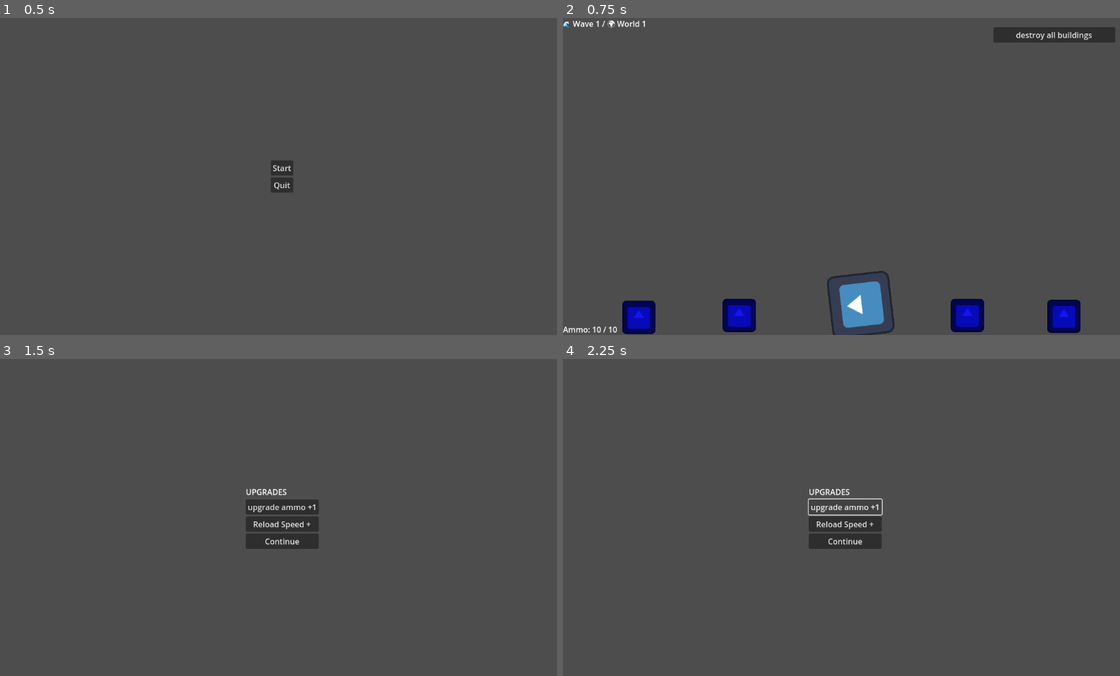
Above: before the commit, frames 1-4 (two rows, left to right).
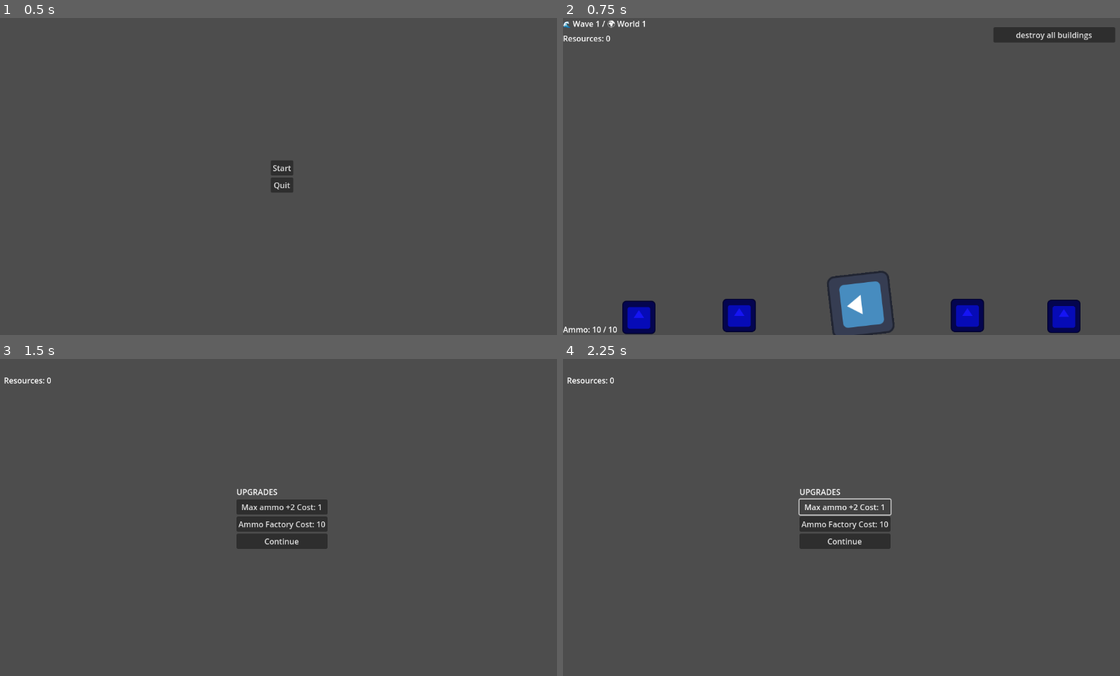
Above: after the commit, the same moments.

Repository: aceofknights/Missile-Game
Game: Godot game, scene res://Scene/MainMenu.tscn
Same seed, same stepped clock (60 frames per second), same inputs: the game is played once before the commit and once after it. The engine's default icon, where the game draws it, is replaced by a stand-in: a white triangle on a blue panel in a dark square.
Inputs:
- Up to frame 1 (0.5 s): no input
- Up to frame 2 (0.75 s): click "Start" at 0.5 s
- Up to frame 3 (1.5 s): click "destroy all buildings" at 1.25 s
- Up to frame 4 (2.25 s): click "upgrade ammo +1" (after the commit: "Max ammo +2 Cost: 1") at 2 s

Frame 1 is identical in both runs. In frame 2, less than 0.1% of the frame differs, in the area x 0-9%, y 5-8%; in frame 3, 1.0%, in the area x 0-59%, y 5-60%; in frame 4, 0.9%.

Commit message:
Upgrade and resources working
Player now earns resources when killing an enemy. upgrades now cost resources.

Diff:
--- a/Scene/Main.tscn
+++ b/Scene/Main.tscn
@@ -48,6 +48,12 @@
 offset_bottom = 158.0
 theme_override_font_sizes/font_size = 20
 
+[node name="ResourceLabel" type="Label" parent="UI"]
+offset_top = 30.0
+offset_right = 40.0
+offset_bottom = 53.0
+text = "ResourceLabel"
+
 [node name="Building" parent="." instance=ExtResource("6_ldoyd")]
 position = Vector2(155, 612)
 
--- a/Scene/UpgradeScreen.tscn
+++ b/Scene/UpgradeScreen.tscn
@@ -39,12 +39,19 @@
 
 [node name="UpgradeButton" type="Button" parent="VBoxContainer"]
 layout_mode = 2
-text = "upgrade ammo +1"
+text = "Max ammo +2 Cost: 1"
 
 [node name="UpgradeButton2" type="Button" parent="VBoxContainer"]
 layout_mode = 2
-text = "Reload Speed +"
+text = "Ammo Factory Cost: 10"
 
 [node name="ContinueButton" type="Button" parent="VBoxContainer"]
 layout_mode = 2
 text = "Continue"
+
+[node name="ResourceLabel" type="Label" parent="."]
+offset_left = -548.0
+offset_top = -272.0
+offset_right = -435.0
+offset_bottom = -249.0
+text = "ResourceLabel"
--- a/Scene/building.tscn
+++ b/Scene/building.tscn
@@ -6,7 +6,9 @@
 [sub_resource type="RectangleShape2D" id="RectangleShape2D_ot00v"]
 size = Vector2(68, 68)
 
-[node name="Building" type="Area2D"]
+[node name="Building" type="Area2D" groups=["building"]]
+collision_layer = 4
+collision_mask = 5
 script = ExtResource("1_158o7")
 
 [node name="Sprite2D" type="Sprite2D" parent="."]
--- a/Scene/enemy.tscn
+++ b/Scene/enemy.tscn
@@ -6,18 +6,20 @@
 
 [sub_resource type="CanvasItemMaterial" id="CanvasItemMaterial_j05of"]
 
-[sub_resource type="CircleShape2D" id="CircleShape2D_jj52t"]
-radius = 23.0217
+[sub_resource type="RectangleShape2D" id="RectangleShape2D_gk6nl"]
+size = Vector2(26, 28)
 
 [node name="Enemy" type="Area2D"]
+collision_mask = 4
 script = ExtResource("1_mkcnt")
 explosion_scene = ExtResource("2_jdirn")
 
 [node name="Sprite2D" type="Sprite2D" parent="."]
+modulate = Color(1, 0.0117647, 0.0117647, 1)
 material = SubResource("CanvasItemMaterial_j05of")
-rotation = -3.05258
-scale = Vector2(0.18, 0.18)
+rotation = -3.14159
+scale = Vector2(0.205822, 0.210673)
 texture = ExtResource("2_x0dry")
 
 [node name="CollisionShape2D" type="CollisionShape2D" parent="."]
-shape = SubResource("CircleShape2D_jj52t")
+shape = SubResource("RectangleShape2D_gk6nl")
--- a/Scene/projectile.tscn
+++ b/Scene/projectile.tscn
@@ -4,20 +4,20 @@
 [ext_resource type="Texture2D" uid="uid://uy57wpn2tav1" path="res://icon.svg" id="2_nbhe5"]
 [ext_resource type="PackedScene" uid="uid://g0r4peps31qo" path="res://Scene/explosion.tscn" id="2_y2y6o"]
 
-[sub_resource type="CircleShape2D" id="CircleShape2D_b1hq2"]
-radius = 19.105
+[sub_resource type="RectangleShape2D" id="RectangleShape2D_h4p2n"]
+size = Vector2(32, 32)
 
-[node name="Projectile" type="Area2D"]
+[node name="Projectile" type="Area2D" groups=["projectile"]]
 position = Vector2(36, 13)
+collision_layer = 2
 script = ExtResource("1_2oxmq")
 explosion_scene = ExtResource("2_y2y6o")
 
 [node name="CollisionShape2D" type="CollisionShape2D" parent="."]
-position = Vector2(0, 1)
-shape = SubResource("CircleShape2D_b1hq2")
+shape = SubResource("RectangleShape2D_h4p2n")
 disabled = true
 
 [node name="Sprite2D" type="Sprite2D" parent="."]
-rotation = -0.837758
+modulate = Color(1, 1, 0, 1)
 scale = Vector2(0.25, 0.25)
 texture = ExtResource("2_nbhe5")
--- a/Scripts/GameManager.gd
+++ b/Scripts/GameManager.gd
@@ -14,6 +14,10 @@
 var spawner: Node = null
 signal announce_wave(message: String, duration: float)
 
+
+func add_resources(amount: int):
+	player_resources += amount
+	print("💰 Gained %d resource(s). Total: %d" % [amount, player_resources])
 
 func get_max_ammo():
 	return 10 + (ammo_level * 2)
--- a/Scripts/Main.gd
+++ b/Scripts/Main.gd
@@ -6,6 +6,7 @@
 @onready var destroy_all_button = $UI/DestroyAllButton
 @onready var wave_label = $UI/WaveLabel
 @onready var announcement_label = $UI/AnnouncementLabel
+@onready var ResourceLabel = $UI/ResourceLabel
 
 func _ready():
 	get_tree().paused = false
@@ -14,6 +15,7 @@
 	destroy_all_button.pressed.connect(_on_destroy_all_pressed)
 	GameManager.connect("announce_wave", Callable(self, "_on_announce_wave"))
 	GameManager.start_wave()
+
 
 func announce(text: String, duration: float = 2.0):
 	announcement_label.text = text
@@ -37,6 +39,8 @@
 func _process(delta):
 	AmmoLabel.text = "Ammo: %d / %d" % [cannon.current_ammo, cannon.max_ammo]
 	wave_label.text = "🌊 Wave %d / 🌍 World %d" % [GameManager.current_wave, GameManager.current_world]
+	ResourceLabel.text = "Resources: %d" % GameManager.player_resources
+
 		# Check if all buildings are destroyed
 	var buildings = get_tree().get_nodes_in_group("building")
 	if buildings.size() == 0:
--- a/Scripts/UpgradeScreen.gd
+++ b/Scripts/UpgradeScreen.gd
@@ -2,9 +2,10 @@
 
 @export var game_scene: PackedScene
 @onready var upgrade_btn_2 = $VBoxContainer/UpgradeButton2
-
+@onready var ResourceLabel = $ResourceLabel
 
 func _ready():
+	update_resource_display()
 	$VBoxContainer/UpgradeButton.pressed.connect(upgrade_ammo)
 	upgrade_btn_2.pressed.connect(upgrade_reload)
 	$VBoxContainer/ContinueButton.pressed.connect(continue_game)
@@ -13,24 +14,34 @@
 	print("Upgrades: %s" % GameManager.player_upgrades)
 	print(get_tree().get_current_scene().get_tree_string())
 
-func _on_upgrade_selected(upgrade_key: String, cost: int):
+func update_resource_display():
+	ResourceLabel.text = "Resources: %d" % GameManager.player_resources
+
+func _on_upgrade_selected(upgrade_key: String, cost: int, callback: Callable):
 	if GameManager.player_resources >= cost:
 		GameManager.player_resources -= cost
 		GameManager.player_upgrades[upgrade_key] = GameManager.player_upgrades.get(upgrade_key, 0) + 1
-		print("Purchased upgrade: %s (level %d)" % [upgrade_key, GameManager.player_upgrades[upgrade_key]])
+		print("✅ Purchased upgrade: %s (level %d)" % [upgrade_key, GameManager.player_upgrades[upgrade_key]])
+		update_resource_display()
+		callback.call()  # Apply upgrade effect
 	else:
-		print("Not enough resources")
+		print("❌ Not enough resources for %s" % upgrade_key)
 
 func upgrade_ammo():
-	GameManager.ammo_level += 1
-	print("Ammo upgraded to %d" % GameManager.ammo_level)
+	_on_upgrade_selected("ammo", 1, func ():
+		GameManager.ammo_level += 1
+		print("Ammo upgraded to %d" % GameManager.ammo_level)
+	)
 
 func upgrade_reload():
-	if GameManager.reload_upgrade_bought == false:
+	if GameManager.reload_upgrade_bought:
+		print("❌ Reload already bought")
+		return
+	_on_upgrade_selected("reload_speed", 10, func ():
 		GameManager.reload_upgrade_bought = true
 		GameManager.reload_speed_level += 1
 		print("Reload speed upgraded to %d" % GameManager.reload_speed_level)
-
+	)
 
 func continue_game():
 	GameManager.continue_from_upgrades()
--- a/Scripts/building.gd
+++ b/Scripts/building.gd
@@ -6,9 +6,9 @@
 
 func _on_area_entered(area):
 	if area.is_in_group("enemy"):
+		print("Building destroyed by Enemy")
+		area.call_deferred("die", false)  # Ask the enemy to kill itself
 		die()
-		area.queue_free()
-		print("Building destroyed by Enemy")
 
 func die():
 	print("building destroyed")
--- a/Scripts/enemy.gd
+++ b/Scripts/enemy.gd
@@ -17,23 +17,29 @@
 	# Check if hit the ground
 	if position.y >= get_viewport_rect().size.y:
 		print("Enemy hit the ground!")
-		die()
+		die(true)  # So we still emit enemy_died
 
 func _on_area_entered(area):
+	print("Entered: ", area.name)
 	if area.name == "Projectile":
-		die()
+		print("🔫 Hit by projectile")
+		die(false)
 		area.queue_free()
-		print("Enemy destroyed by projectile!")
 	elif area.is_in_group("building"):
 		print("🏠 Hit a building")
 		area.queue_free()
-		die()
+		die(true)
 
-func die():
+
+func die(no_reward := false):
 	if is_dying:
 		print("⚠️ Already dying, skipping...")
 		return
 	is_dying = true
+
+	# Only reward when not falling
+	if not no_reward:
+		GameManager.add_resources(1)
 
 	print("Enemy died")
 	emit_signal("enemy_died")
@@ -42,6 +48,10 @@
 		print("💥 Spawning explosion")
 		var explosion = explosion_scene.instantiate()
 		explosion.global_position = global_position
+		# ✅ Set reward flag for the explosion
+		explosion.gives_reward = not no_reward
+  # true = player deserves reward
+
 		get_tree().current_scene.add_child(explosion)
 	else:
 		print("❌ No explosion scene!")
--- a/Scripts/explosion.gd
+++ b/Scripts/explosion.gd
@@ -1,6 +1,8 @@
 extends Area2D
 
 @onready var shape = $CollisionShape2D.shape
+@export var gives_reward = true
+
 
 func _ready():
 	scale = Vector2(0, 0)
@@ -22,8 +24,15 @@
 
 func _on_area_entered(area):
 	if area.is_in_group("enemy"):
-		area.die()
+		if area.has_method("die"):
+			area.die(not gives_reward)  # true if no reward, false if reward
 
+
+func damage_enemy(enemy):
+	if gives_reward:
+		enemy.die(true)
+	else:
+		enemy.die(false)
 
 func _on_timer_timeout():
 	pass # Replace with function body.
--- a/Scripts/projectile.gd
+++ b/Scripts/projectile.gd
@@ -6,6 +6,7 @@
 
 func _ready():
 	look_at(target)
+	connect("area_entered", Callable(self, "_on_area_entered"))
 
 func _process(delta):
 	var direction = (target - global_position)
@@ -14,6 +15,11 @@
 	else:
 		position += direction.normalized() * speed * delta
 
+func _on_area_entered(area):
+	if area.is_in_group("enemy"):
+		print("🎯 Hit enemy!")
+		explode()
+
 func explode():
 	if explosion_scene:
 		var explosion = explosion_scene.instantiate()
